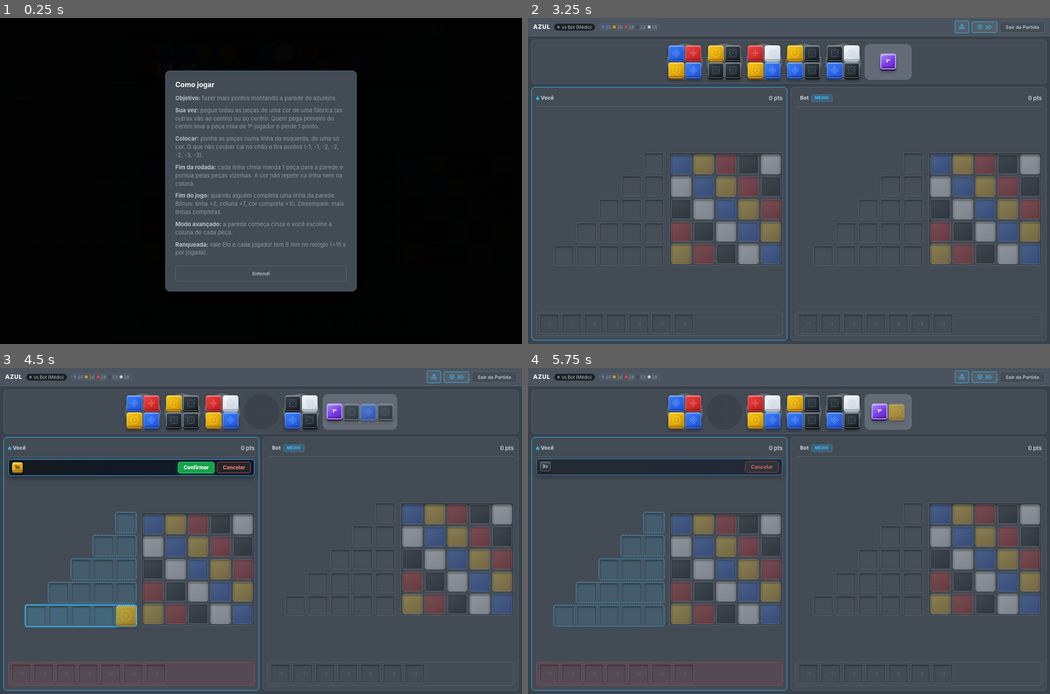
Above: before the commit, frames 1-4 (two rows, left to right).
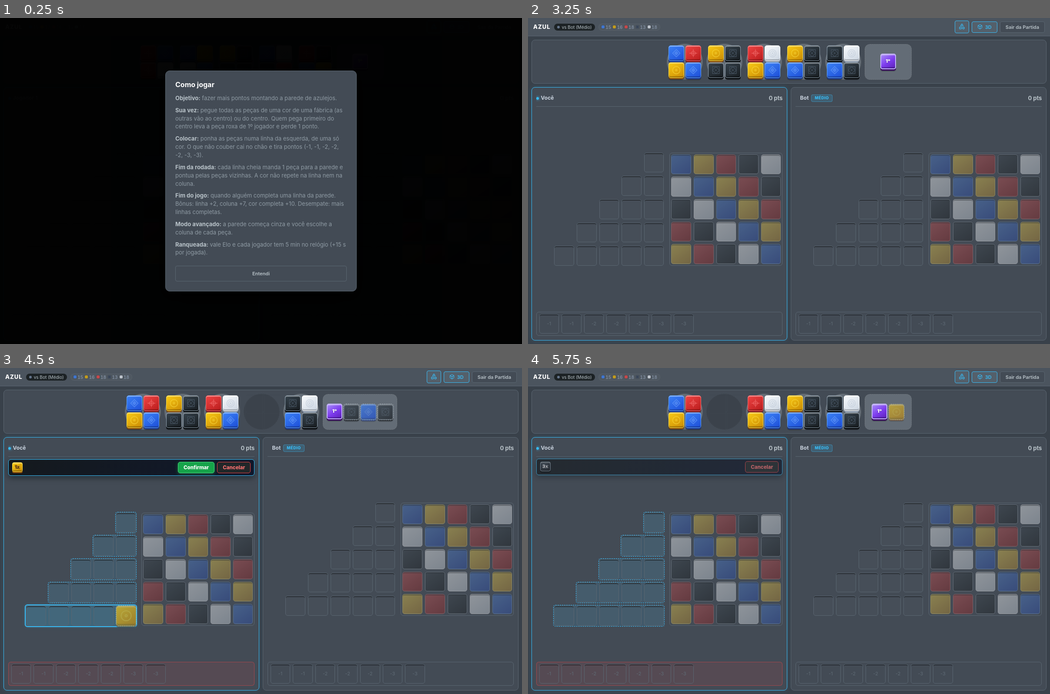
Above: after the commit, the same moments.

Repository: diogopereiraasp/tiles_game
Game: browser game, page index.html
Same seed, same stepped clock (60 frames per second), same inputs: the game is played once before the commit and once after it.
Inputs (mouse positions are in pixels of both pictures, inside the frame that each line leads up to):
- Up to frame 1 (0.25 s): no input
- Up to frame 2 (3.25 s): click "Entendi" at 1.17 s; click "Treinar vs Bot" at 1.67 s; click "Fácil" at 1.77 s; click "Difícil" at 2.17 s; click "Médio" at 2.67 s; click "Iniciar Partida vs Bot" at 3.17 s
- Up to frame 3 (4.5 s): click (266, 403) at 3.67 s; click (83, 615) at 4.17 s
- Up to frame 4 (5.75 s): click (642, 547) at 4.67 s; click "Cancelar" at 5.17 s; click (731, 420) at 5.67 s

The runs differ from the first frame. In frame 2, 0.3% of the frame differs, in the area x 27-99%, y 9-75%; in frame 3, 0.3%, in the area x 5-99%, y 9-79%; in frame 4, 0.3%.

Commit message:
perf(3D): sombras sem desfoque (blur) nas peças e na parede; ~108 ms -> ~16 ms por atualização (medido)
Co-Authored-By: Claude Sonnet 5.5 <noreply@anthropic.com>

Diff:
--- a/css/style.css
+++ b/css/style.css
@@ -1504,40 +1504,40 @@
     body.fx3d .tile.white  { --tile-edge: #8a97a8; }
     body.fx3d .tile.starter { --tile-edge: #3b0764; }
     body.fx3d .tile {
-      /* relevo: brilho no topo, sombra embaixo, "espessura" (borda inferior) e sombra projetada */
+      /* relevo: brilho no topo, sombra embaixo, "espessura" (borda inferior) e sombra projetada.
+         SEM desfoque (blur) nas sombras: o desfoque em centenas de peças custava ~100 ms por atualização no celular (medido) */
       box-shadow:
-        inset 0 2px 1px rgba(255, 255, 255, 0.40),
-        inset 0 -3px 2px rgba(0, 0, 0, 0.28),
+        inset 0 2px 0 rgba(255, 255, 255, 0.38),
+        inset 0 -3px 0 rgba(0, 0, 0, 0.22),
         0 3px 0 var(--tile-edge, rgba(0, 0, 0, 0.5)),
-        0 6px 7px rgba(0, 0, 0, 0.38);
+        0 5px 0 rgba(0, 0, 0, 0.25);
       transform: translateY(-1px);
     }
     body.fx3d .factory-disc .tile:hover,
     body.fx3d .center-table-disc .tile:hover {
       transform: translateY(-3px);
       box-shadow:
-        inset 0 2px 1px rgba(255, 255, 255, 0.45),
-        inset 0 -3px 2px rgba(0, 0, 0, 0.28),
+        inset 0 2px 0 rgba(255, 255, 255, 0.42),
+        inset 0 -3px 0 rgba(0, 0, 0, 0.22),
         0 5px 0 var(--tile-edge, rgba(0, 0, 0, 0.5)),
-        0 10px 10px rgba(0, 0, 0, 0.35);
+        0 8px 0 rgba(0, 0, 0, 0.22);
     }
     body.fx3d .tile:active { transform: translateY(2px); box-shadow: inset 0 2px 1px rgba(255, 255, 255, 0.3), 0 1px 0 var(--tile-edge, rgba(0, 0, 0, 0.5)); }
 
     /* encaixes: a parede e as linhas viram "soquetes" rebaixados; a peça colocada assenta no encaixe */
-    body.fx3d .wall-grid { box-shadow: inset 0 3px 8px rgba(0, 0, 0, 0.45); }
-    body.fx3d .wall-cell:not(.filled) { box-shadow: inset 0 2px 4px rgba(0, 0, 0, 0.6), inset 0 -1px 0 rgba(255, 255, 255, 0.10); transform: none; }
+    body.fx3d .wall-grid { box-shadow: none; }
+    body.fx3d .wall-cell:not(.filled) { box-shadow: inset 0 2px 0 rgba(0, 0, 0, 0.45), inset 0 -1px 0 rgba(255, 255, 255, 0.10); transform: none; }
     body.fx3d .wall-cell.filled {
       /* peça encaixada na parede: relevo um pouco maior (altura, brilho e sombra), assentada no encaixe */
       transform: translateY(-1px);
       box-shadow:
-        inset 0 3px 1px rgba(255, 255, 255, 0.46),
-        inset 0 -4px 3px rgba(0, 0, 0, 0.30),
+        inset 0 3px 0 rgba(255, 255, 255, 0.40),
+        inset 0 -4px 0 rgba(0, 0, 0, 0.24),
         0 3px 0 var(--tile-edge, rgba(0, 0, 0, 0.5)),
-        0 6px 7px rgba(0, 0, 0, 0.40),
         0 0 0 2px rgba(0, 0, 0, 0.38);
     }
-    body.fx3d .wall-cell.filled::after { inset: 11%; filter: drop-shadow(0 1px 0 rgba(255, 255, 255, 0.30)); }
-    body.fx3d .slot-empty, body.fx3d .floor-slot:not(.occupied) { box-shadow: inset 0 2px 4px rgba(0, 0, 0, 0.5); border-style: solid; }
+    body.fx3d .wall-cell.filled::after { inset: 11%; }
+    body.fx3d .slot-empty, body.fx3d .floor-slot:not(.occupied) { box-shadow: inset 0 2px 0 rgba(0, 0, 0, 0.45); border-style: solid; }
 
     /* desenho leve de azulejo dentro de cada peça colorida (também nos ladrilhos de referência da parede) */
     .tile.blue, .tile.yellow, .tile.red, .tile.white, .tile.black { position: relative; }
--- a/index.html
+++ b/index.html
@@ -18,7 +18,7 @@
   <script src="https://cdn.jsdelivr.net/npm/@supabase/supabase-js@2.45.4/dist/umd/supabase.js"
     integrity="sha384-0w2KAL2YHP6wKOkUDzkCDGgVvfmHnj02DHeQ6XcHOgTfFsGyonKOpShMH1x6nk9o"
     crossorigin="anonymous"></script>
-  <link rel="stylesheet" href="css/style.css?v=202611062305">
+  <link rel="stylesheet" href="css/style.css?v=202611062309">
 </head>
 
 <body>
@@ -473,16 +473,16 @@
     </form>
   </div>
 
-  <script src="js/config.js?v=202611062305"></script>
-  <script src="js/chat.js?v=202611062305"></script>
-  <script src="js/online-state.js?v=202611062305"></script>
-  <script src="js/account.js?v=202611062305"></script>
-  <script src="js/online.js?v=202611062305"></script>
-  <script src="js/matchmaking.js?v=202611062305"></script>
-  <script src="js/game-setup.js?v=202611062305"></script>
-  <script src="js/bot.js?v=202611062305"></script>
-  <script src="js/turns.js?v=202611062305"></script>
-  <script src="js/ui.js?v=202611062305"></script>
+  <script src="js/config.js?v=202611062309"></script>
+  <script src="js/chat.js?v=202611062309"></script>
+  <script src="js/online-state.js?v=202611062309"></script>
+  <script src="js/account.js?v=202611062309"></script>
+  <script src="js/online.js?v=202611062309"></script>
+  <script src="js/matchmaking.js?v=202611062309"></script>
+  <script src="js/game-setup.js?v=202611062309"></script>
+  <script src="js/bot.js?v=202611062309"></script>
+  <script src="js/turns.js?v=202611062309"></script>
+  <script src="js/ui.js?v=202611062309"></script>
 </body>
 
 </html>
